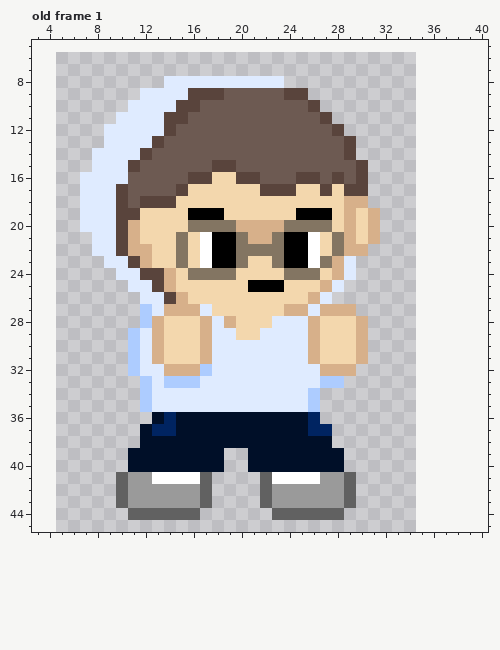
Edited in one commit: pixel-art file (Aseprite Files/Character/Hahyeong.aseprite). The first picture shows the starting point.
30x44 pixels, 1 frame. Colours within 5 levels of each other are drawn and written as one. Shown: old frame 1: x 3..40, y 5..45. The old version is drawn lined up with the new one, on the new canvas. The commit also changed other frames, which this record leaves out.
After the commit:
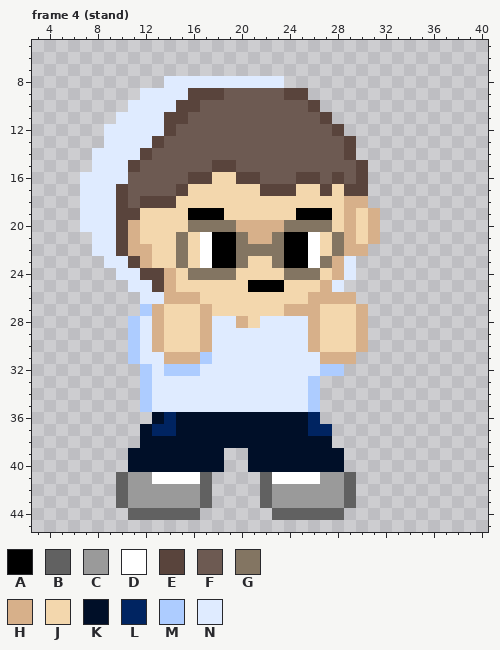
Palette (. is transparent): A #000000  B #616161  C #9a9a9a  D #ffffff  E #59443c  F #6d5a52  G #837562  H #d7b08a  J #f3d7ad  K #000f28  L #002461  M #adccff  N #dfebff
A new or re-ordered frame is compared with the old frame closest to it.
Difference:
{"change": "canvas 30x44 -> 52x50, the old top-left corner now at 5,6"}
{"change": "frames 1 -> 16"}
{"where": "frame 4 (stand) is new; against old frame 1"}
{"frame":4,"y":26,"x":14,"old":"E","new":"H"}
{"frame":4,"y":26,"x":16,"old":"J","new":"H"}
{"frame":4,"y":26,"x":27,"old":"N..","new":"HHH"}
{"frame":4,"y":27,"x":13,"old":"NHHHN","new":"HJJJH"}
{"frame":4,"y":27,"x":26,"old":"NHHH.","new":"HJJJH"}
{"frame":4,"y":28,"x":11,"old":".M","new":"MN"}
{"frame":4,"y":28,"x":19,"old":"HJ","new":"NH"}
{"frame":4,"y":28,"x":22,"old":"J","new":"N"}
{"frame":4,"y":29,"x":20,"old":"JJ","new":"NN"}
{"frame":4,"y":31,"x":13,"old":"HJJJH","new":"NHHHM"}
{"frame":4,"y":31,"x":26,"old":"HJJJH","new":"NHHH."}
{"frame":4,"y":32,"x":11,"old":"MN","new":".M"}
{"frame":4,"y":32,"x":14,"old":"HHHM","new":"MMMN"}
{"frame":4,"y":32,"x":27,"old":"HHH","new":"MM."}
{"frame":4,"y":33,"x":14,"old":"MMM","new":"NNN"}
{"frame":4,"y":33,"x":26,"old":"NMM","new":"M.."}
